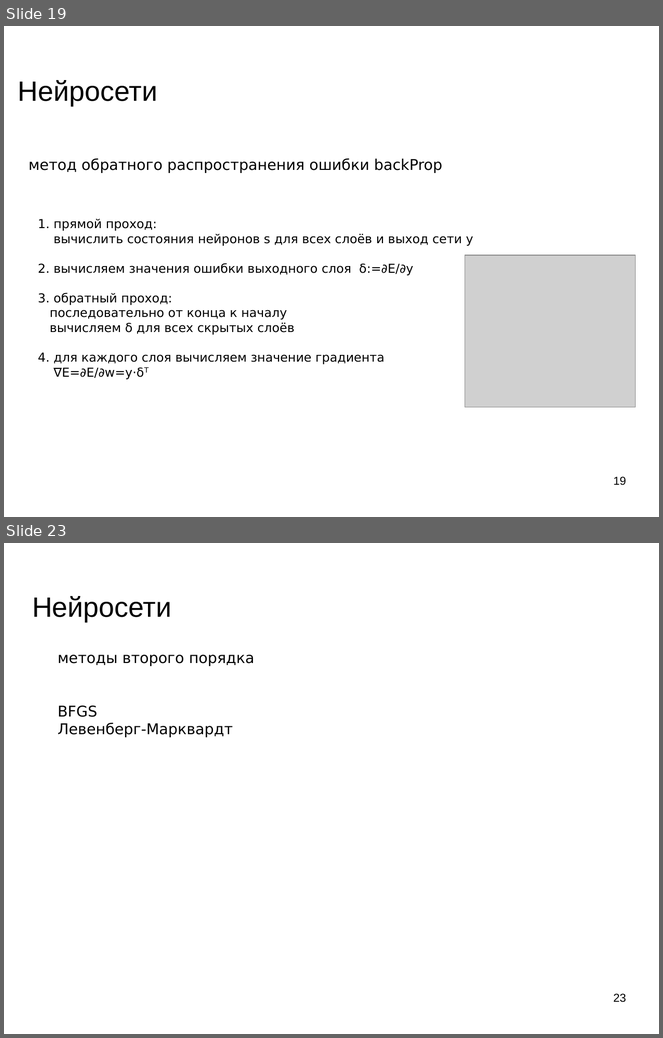
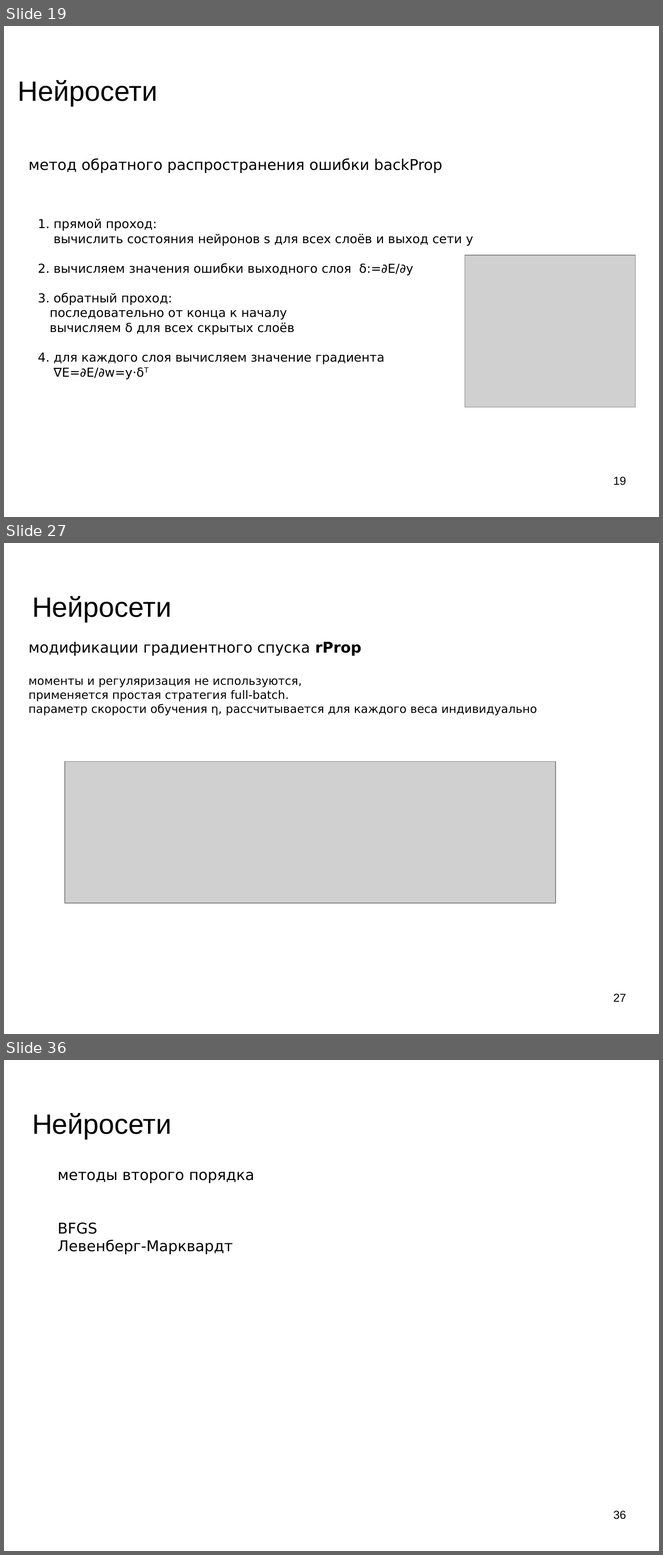
Before and after one commit to mechanoid5/ml_lectorium_legacy, a slide deck: 10-ann.odp. Shown one above the other, each under a label of ours: slides 19 and 23 before the commit, slides 19, 27 and 36 after it; the slides between them are not shown. The pictures are 663x1038 and 663x1555 pixels, drawn with LibreOffice and Linux fonts; fonts in the diff are those of the drawing; grey boxes stand for pictures; background and template pictures are left out. Boxes give left, top, right and bottom in pixels: in the first picture for what was removed or moved away, otherwise in the second. Text is boxed around its words. In the diff, an @@ line names an element or a change of style, - is before the commit and + after.

```diff
--- a/10-ann.odp
+++ b/10-ann.odp
@@ slide 27 added at (x1=4, y1=543, x2=659, y2=1034), background picture (left out) @@
@@ title added at (x1=32, y1=596, x2=171, y2=622), 33.9 pt, text #000000 @@
+Нейросети
@@ text added at (x1=28, y1=642, x2=537, y2=716), 14 pt, text #000000 @@
+модификации градиентного спуска rProp
+моменты и регуляризация не используются,
+применяется простая стратегия full-batch.
+параметр скорости обучения η, рассчитывается для каждого веса индивидуально
@@ picture added at (x1=65, y1=762, x2=556, y2=904) @@
@@ page number added at (x1=613, y1=994, x2=626, y2=1002), 14 pt, text #000000 @@
+27
@@ what was slide 23 is now slide 36 @@
@@ page number at (x1=613, y1=1511, x2=626, y2=1520): text changed @@
-23
+36
```
Also in this commit, not shown: 5 slides changed, 12 other slides added, 1 slide removed.
